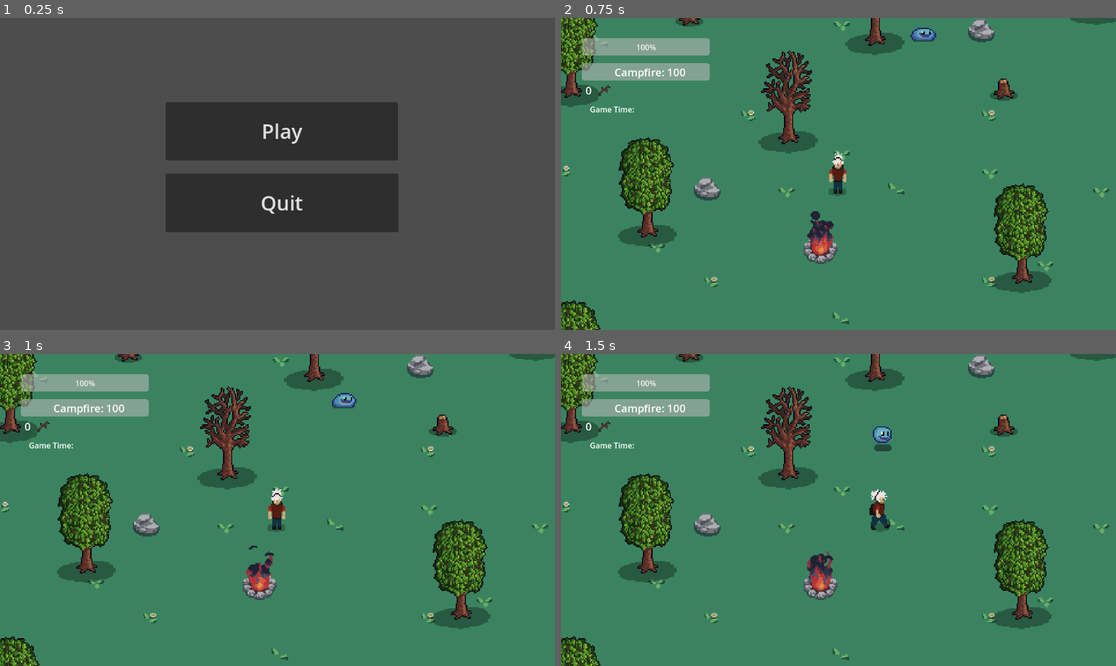
Above: before the commit, frames 1-4 (two rows, left to right).
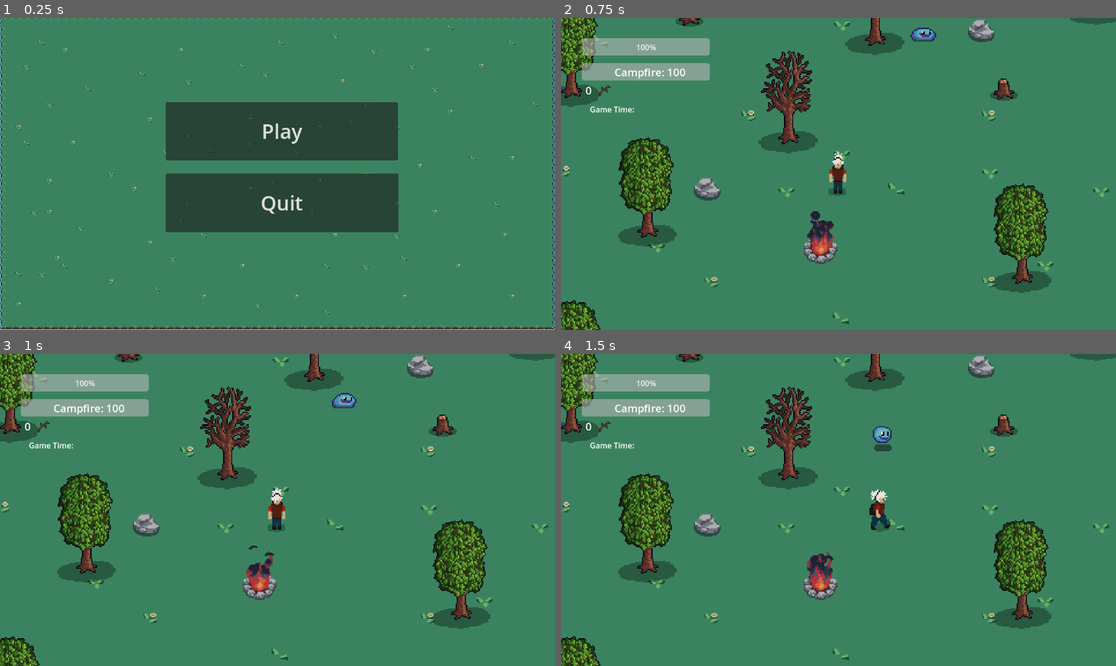
Above: after the commit, the same moments.

Repository: DenysSkobalo/University-Project
Game: Godot game, scene res://scenes/Menu/menu.tscn
Two runs of this game, one before a commit and one after it. Both use one fixed random seed, a clock stepped at 60 frames per second and the inputs below.
Inputs:
- Up to frame 1 (0.25 s): no input
- Up to frame 2 (0.75 s): click "Play" at 0.5 s
- Up to frame 3 (1 s): no input
- Up to frame 4 (1.5 s): hold D (Right) from 1.28 s (still down); tap E (Interact) at 1.35 s

The runs differ from the first frame. In frame 1, 84% of the frame differs, in the area x 0-100%, y 0-100%; in frame 2, nothing differs; in frame 3, nothing differs; in frame 4, nothing differs.

Commit message:
Added built versions for windows, linux, macos, and added background on main menu, and scene game over

Diff:
--- a/scenes/Menu/menu.tscn
+++ b/scenes/Menu/menu.tscn
@@ -1,9 +1,13 @@
-[gd_scene load_steps=2 format=3 uid="uid://deiqdd4gnilku"]
+[gd_scene load_steps=3 format=3 uid="uid://deiqdd4gnilku"]
 
 [ext_resource type="Script" path="res://scenes/Menu/menu.gd" id="1_q7wr8"]
+[ext_resource type="PackedScene" uid="uid://b8hjd1s2nx1or" path="res://scenes/World/dirt.tscn" id="2_fij1s"]
 
 [node name="Menu" type="Node2D"]
 script = ExtResource("1_q7wr8")
+
+[node name="Dirt" parent="." instance=ExtResource("2_fij1s")]
+position = Vector2(-1, -3)
 
 [node name="Play" type="Button" parent="."]
 offset_left = 344.0
--- a/scenes/game_over/game_over.tscn
+++ b/scenes/game_over/game_over.tscn
@@ -1,9 +1,13 @@
-[gd_scene load_steps=2 format=3 uid="uid://blemwd02k17gk"]
+[gd_scene load_steps=3 format=3 uid="uid://blemwd02k17gk"]
 
 [ext_resource type="Script" path="res://scenes/game_over/game_over.gd" id="1_w43uy"]
+[ext_resource type="PackedScene" uid="uid://b8hjd1s2nx1or" path="res://scenes/World/dirt.tscn" id="2_tf35a"]
 
 [node name="Game_Over" type="Node2D"]
 script = ExtResource("1_w43uy")
+
+[node name="Dirt" parent="." instance=ExtResource("2_tf35a")]
+position = Vector2(3, -22)
 
 [node name="PlayAgain" type="Button" parent="."]
 offset_left = 324.0
Not shown, changed: export_presets.cfg
Not shown, added: AllVersion/IOS Version/University-project.zip
Not shown, added: AllVersion/Linux Version/University-project.pck
Not shown, added: AllVersion/Linux Version/University-project.sh
Not shown, added: AllVersion/Linux Version/University-project.x86_64
Not shown, added: AllVersion/Windows Version/University-project.console.exe
Not shown, added: AllVersion/Windows Version/University-project.exe
Not shown, added: AllVersion/Windows Version/University-project.pck
Not shown, changed: GameAllVersions/IOS Version/University-project.zip
Not shown, removed: GameAllVersions/Linux Version/University-project.pck
Not shown, removed: GameAllVersions/Linux Version/University-project.sh
Not shown, changed: GameAllVersions/Linux Version/University-project.x86_64
(and 10 more such lines)
